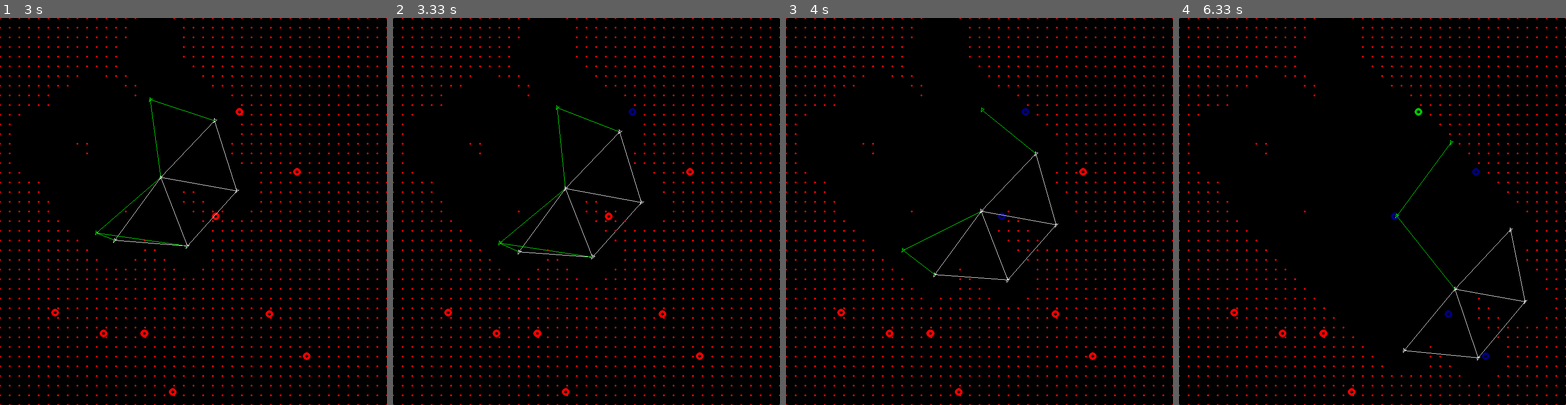
Above: before the commit, frames 1-4 (left to right).
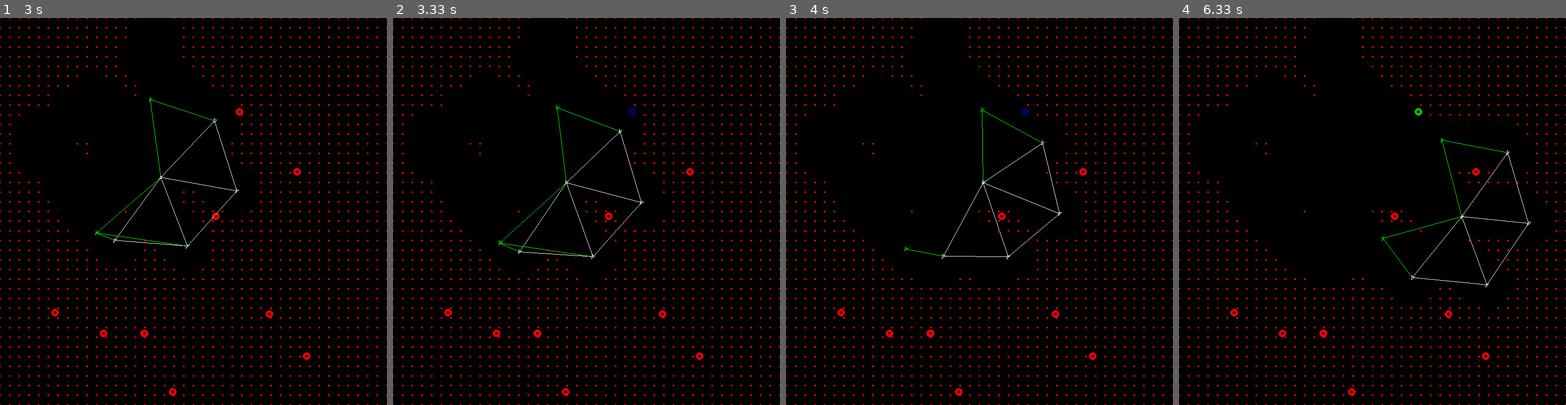
Above: after the commit, the same moments.

Repository: LouisDeOliveira/Projet_VA
Game: pygame game, started from Simulation.py
Two runs of this game, one before a commit and one after it. Both use one fixed random seed, a clock stepped at 60 frames per second and the inputs below.
Inputs:
- Up to frame 1 (3 s): no input
- Up to frame 2 (3.33 s): no input
- Up to frame 3 (4 s): no input
- Up to frame 4 (6.33 s): tap Enter every 0.33 s from 4.83 to 6.17 s

Frame 1 is identical in both runs. In frame 2, 0.4% of the frame differs, in the area x 27-64%, y 23-63%; in frame 3, 0.5%; in frame 4, 1.0%, in the area x 32-96%, y 27-93%.

Commit message:
force pour freiner chercheurs pdt la vérif

Diff:
--- a/Environnement.py
+++ b/Environnement.py
@@ -105,6 +105,19 @@
                         agentA.dico_cible = fusion_dico(
                             agentA.dico_cible, agentB.dico_cible)
 
+                    # si les vérificateurs explorent une cible, l'essain de drones chercheurs doit les attendre
+                    if type(agentB) == Verificateur:
+                        if agentB in agentA.neighbours() and agentB.target != None:
+                            f_ressort_x = agentA.k * \
+                                (distance(agentA, agentB) - agentA.l0) * \
+                                vect_AB(agentA, agentB)[0]
+
+                            f_ressort_y = agentA.k * \
+                                (distance(agentA, agentB) - agentA.l0) * \
+                                vect_AB(agentA, agentB)[1]
+                            ax += f_ressort_x
+                            ay += f_ressort_y
+
                         ''' for id in agentA.dico_cible:
                             try:
                                 if agentA.dico_cible[id][1] or agentB.dico_cible[id][1]:
@@ -155,6 +168,7 @@
                     if type(agentB) == Chercheur or type(agentB) == Verificateur:
                         agentA.dico_cible = fusion_dico(
                             agentA.dico_cible, agentB.dico_cible)
+                        print(len(agentA.dico_cible))
                 ''' for id in agentA.dico_cible:
                         try:
                             if agentA.dico_cible[id][1] or agentB.dico_cible[id][1]:
@@ -170,24 +184,21 @@
                     liste_cibles_libres = []
                     # agent_choisi = None
                     dist_choisi = np.inf
-                    id_choisi = None
                     target = None
                     for id in agentA.dico_cible:
                         if not agentA.dico_cible[id][1] and not agentA.dico_cible[id][3]:
                             liste_cibles_libres.append(agentA.dico_cible[id])
-
-                    if len(liste_cibles_libres) != 0:
-                        for e in liste_cibles_libres:
-                            id_choisi = e[2]
-                            for agentB in self.Agent_list:
-                                if agentB.id == id_choisi:
-                                    target = agentB
-                            dist = distance(target, agentA)
-                            if dist < dist_choisi:
-                                agentA.target = target
-                                dist_choisi = dist
-                                agentA.dico_cible[agentA.target.id][3] = True
-                                target.checking = True
+                    for e in liste_cibles_libres:
+                        id_choisi = e[2]
+                        for agentB in self.Agent_list:
+                            if agentB.id == id_choisi:
+                                target = agentB
+                        dist = distance(target, agentA)
+                        if dist < dist_choisi:
+                            agentA.target = target
+                            dist_choisi = dist
+                            agentA.dico_cible[agentA.target.id][3] = True
+                            target.checking = True
 
                     # agentA.dico_cible[agentA.target[1]]=False
                     # except : pass
--- a/Utils.py
+++ b/Utils.py
@@ -62,8 +62,11 @@
     dic = dic1
     for id in dic2.keys():
         if id in dic1.keys():
-            if dic1[id][1] == False:
+            if dic1[id][3] == False:
                 dic[id] = dic2[id]
+            else:
+                if dic1[id][1] == False:
+                    dic[id] = dic2[id]
         else:
             dic[id] = dic2[id]
     return dic
